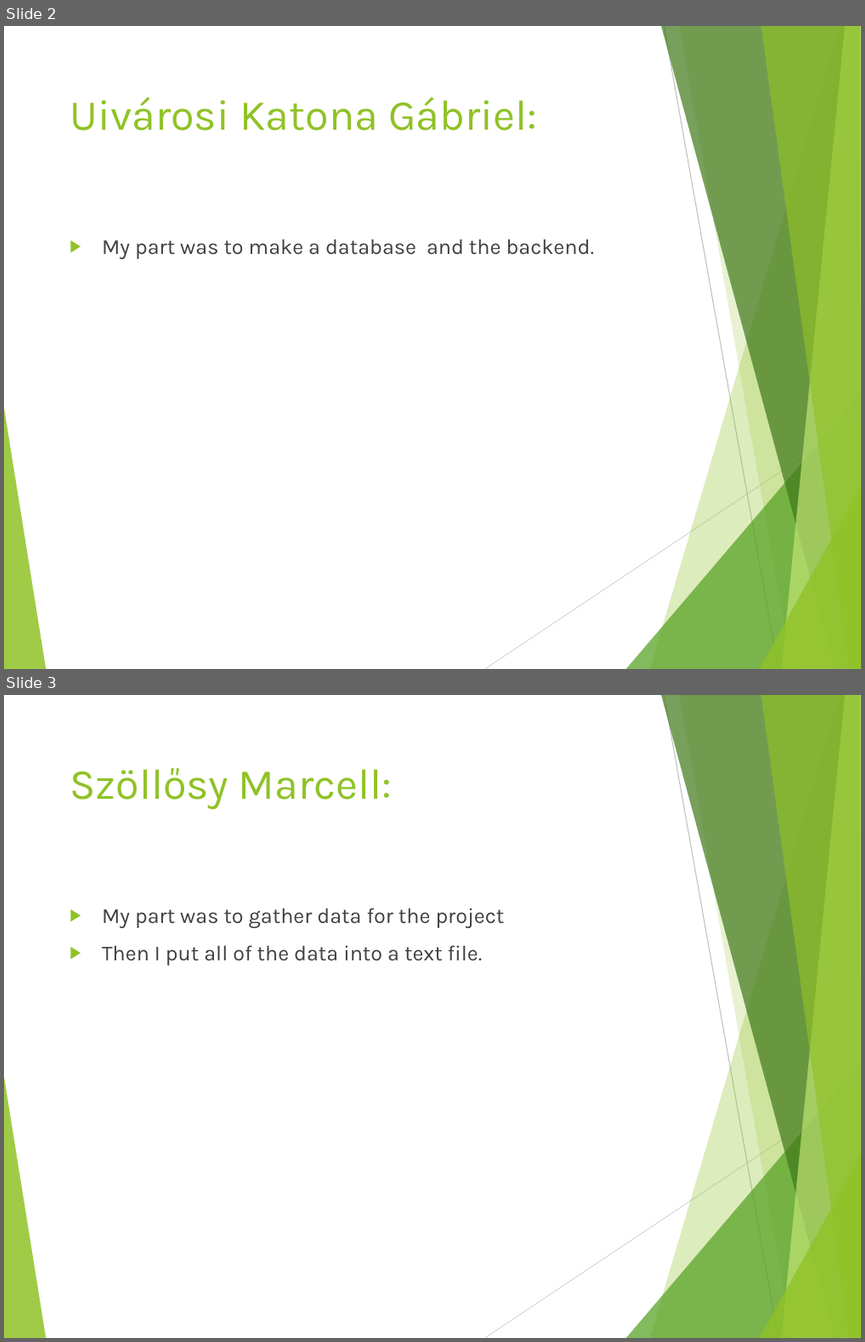
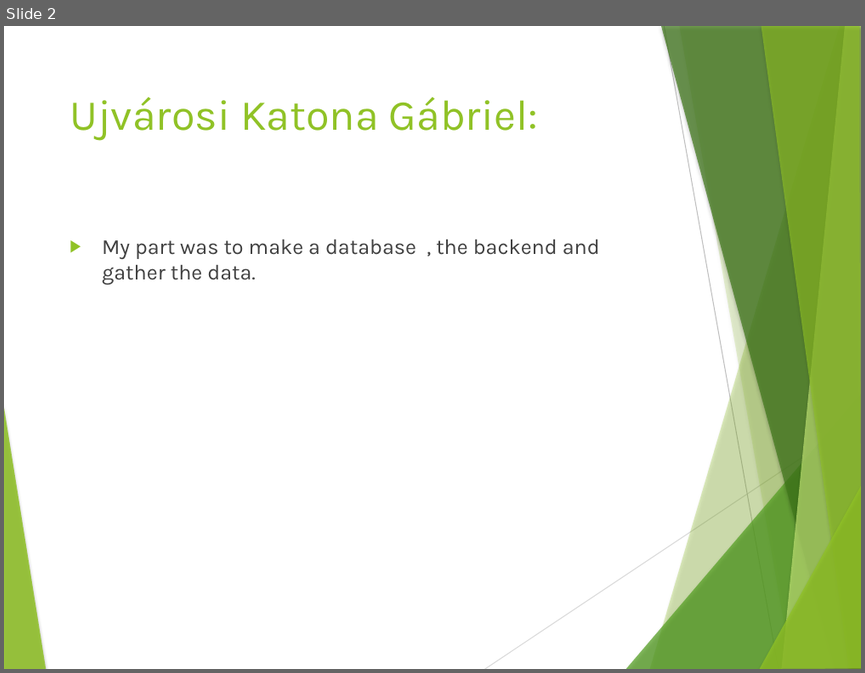
Before and after one commit to Gabi4555/Vizsga_Project, a slide deck: Dokumentációk/Szoftverfejlesztő- és tesztelő vizsgaremek angol.pptx. Shown one above the other, each under a label of ours: slides 2 and 3 before the commit, slide 2 after it. The pictures are 865x1342 and 865x673 pixels, drawn with LibreOffice and Linux fonts; fonts in the diff are those of the drawing. Boxes give left, top, right and bottom in pixels: in the first picture for what was removed or moved away, otherwise in the second. Text is boxed around its words. In the diff, an @@ line names an element or a change of style, - is before the commit and + after.

```diff
--- a/Dokumentációk/Szoftverfejlesztő- és tesztelő vizsgaremek angol.pptx
+++ b/Dokumentációk/Szoftverfejlesztő- és tesztelő vizsgaremek angol.pptx
@@ slide 3 removed at (x1=4, y1=695, x2=861, y2=1338), background #191919; not listed: 10 template elements that a slide beside it also shows @@
@@ title removed at (x1=69, y1=768, x2=392, y2=810) @@
-Szöllősy Marcell:
@@ text removed at (x1=102, y1=907, x2=505, y2=965) @@
-▶ My part was to gather data for the project
-▶ Then I put all of the data into a text file.
@@ slide 2 changed as well @@
@@ background #191919 to #FFFFFF @@
@@ line (664, 26) - (778, 669): stroke #131313 0.75 pt to #BFBFBF 0.75 pt @@
@@ title at (x1=69, y1=97, x2=538, y2=141): text changed @@
-Uivárosi Katona Gábriel:
+Ujvárosi Katona Gábriel:
@@ text at (x1=102, y1=239, x2=600, y2=284): text changed; text colour #E8EBF1 to #404040 @@
-▶ My part was to make a database and the backend.
+▶ My part was to make a database , the backend and gather the data.
@@ line (484, 669) - (861, 418): stroke #151515 0.75 pt to #D9D9D9 0.75 pt @@
@@ shadow on in 7 elements at (x1=650, y1=26, x2=861, y2=669), (x1=679, y1=26, x2=861, y2=669), (x1=626, y1=393, x2=861, y2=669), (x1=661, y1=26, x2=861, y2=669), (x1=781, y1=26, x2=861, y2=669), (x1=760, y1=26, x2=861, y2=669), (x1=759, y1=484, x2=861, y2=669) @@
```
Also in this commit, not shown: 9 other slides changed, 1 other slide removed, 1 other file.
